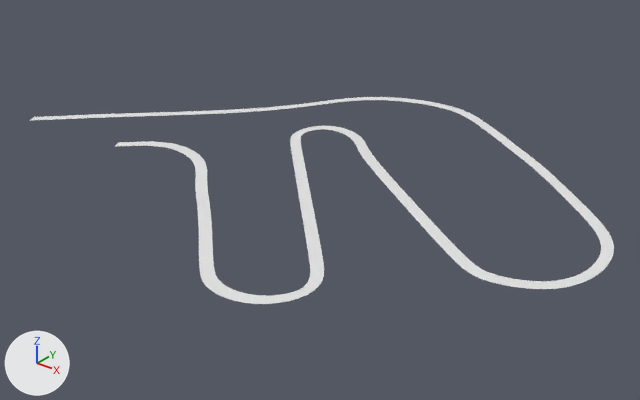
Renders of the Blender file Assets/MODELS/driftimals_track01.blend from each side of a commit.
Before and after are seen from a 50 mm camera at (58.4, -49.7, 32.5) aimed at (12.5, 7.7, -3.1). Arrows for +X, +Y and +Z are at lower left; the lights stay in place.
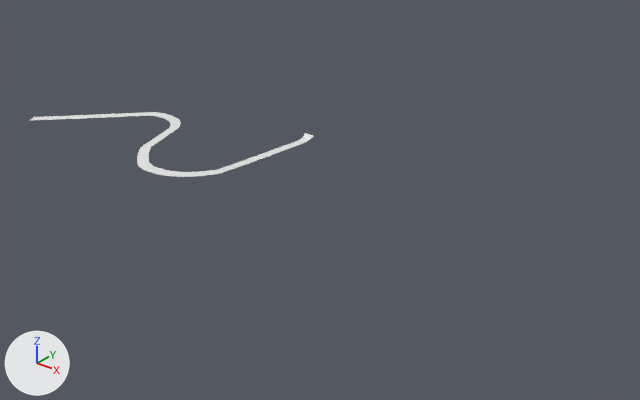
The change, as a list of edits to the scene's bpy script:
```text
Add me_mesh:
    me_mesh.from_pydata(...)  # 1482 vertices, 1356 faces; spans x -13.4..5.3, y -1.3..7.0, z 0.0..8.7
    me_mesh.polygons.foreach_set('use_smooth', [True] * 1356)
Change ob_nurbspath:
    ob_nurbspath: bpy.data.objects.new('NurbsPath', cu_nurbspath) -> bpy.data.objects.new('NurbsPath', me_mesh)
```

Boxes [x1, y1, x2, y2] around the edits, measured in the pictures (640 x 400 px):
'NurbsPath', reshaped (51% narrower, 68% shorter): before [29, 97, 614, 304]; after [29, 112, 314, 177]
